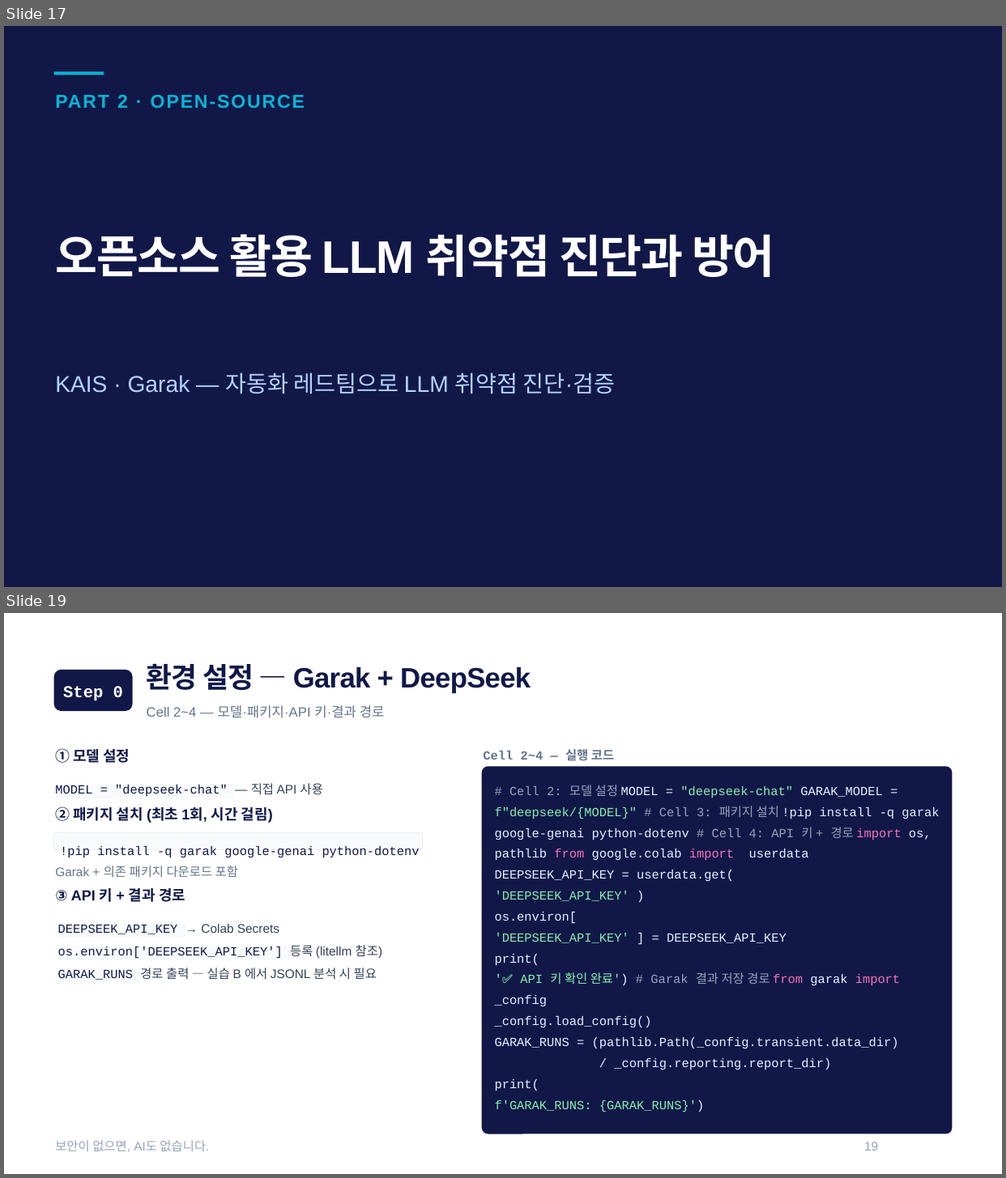
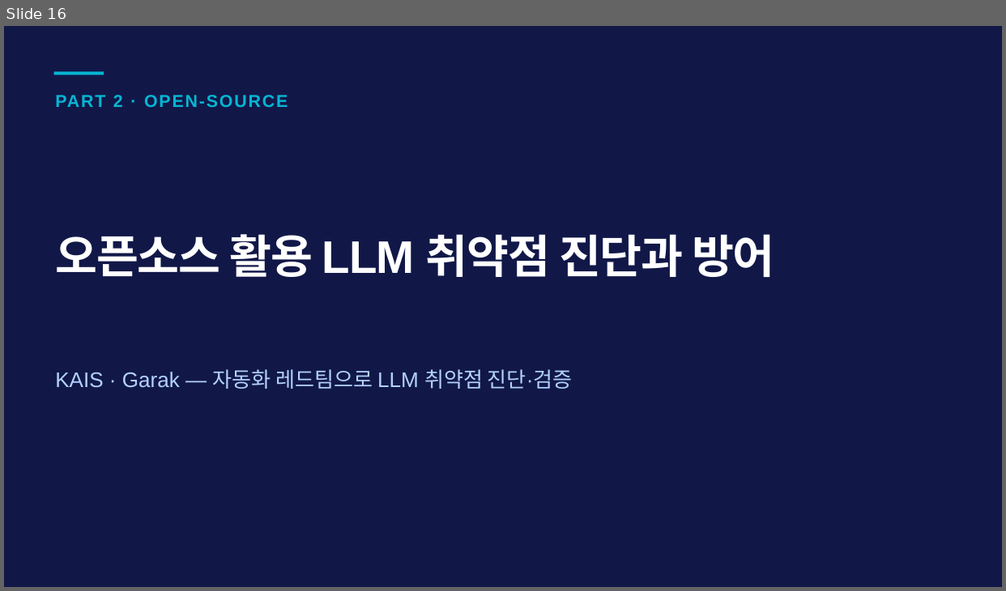
Before and after one commit to sulgik/security-workshop, a slide deck: ws02/class/ws02_slide_class4.pptx. Shown one above the other, each under a label of ours: slides 17 and 19 before the commit, slide 16 after it; the slides between them are not shown. The pictures are 1006x1178 and 1006x591 pixels, drawn with LibreOffice and Linux fonts; fonts in the diff are those of the drawing. Boxes give left, top, right and bottom in pixels: in the first picture for what was removed or moved away, otherwise in the second. Text is boxed around its words. In the diff, an @@ line names an element or a change of style, - is before the commit and + after.

```diff
--- a/ws02/class/ws02_slide_class4.pptx
+++ b/ws02/class/ws02_slide_class4.pptx
@@ slide 19 removed at [4, 613, 1002, 1174], background #FFFFFF @@
@@ rounded rectangle removed at [54, 670, 133, 711] @@
@@ text removed at [147, 663, 530, 693] @@
-환경 설정 — Garak + DeepSeek
@@ text removed at [63, 686, 123, 701] @@
-Step 0
@@ text removed at [147, 705, 385, 718] @@
-Cell 2~4 — 모델·패키지·API 키·결과 경로
@@ text removed at [55, 748, 130, 763] @@
-① 모델 설정
@@ text removed at [483, 749, 614, 760] @@
-Cell 2~4 — 실행 코드
@@ rounded rectangle removed at [482, 766, 952, 1134] @@
@@ text removed at [55, 783, 323, 796] @@
-MODEL = "deepseek-chat" — 직접 API 사용
@@ text removed at [55, 807, 273, 823] @@
-② 패키지 설치 (최초 1회, 시간 걸림)
@@ text removed at [495, 785, 939, 1112] @@
-# Cell 2: 모델 설정 MODEL = "deepseek-chat" GARAK_MODEL = f"deepseek/{MODEL}" # Cell 3: 패키지 설치 !pip install -q garak google-genai python-dotenv # Cell 4: API 키 + 경로 import os, pathlib from google.colab import userdata
-DEEPSEEK_API_KEY = userdata.get(
-'DEEPSEEK_API_KEY' )
-os.environ[
-'DEEPSEEK_API_KEY' ] = DEEPSEEK_API_KEY
-print(
-'✅ API 키 확인 완료') # Garak 결과 저장 경로 from garak import _config
-_config.load_config()
-GARAK_RUNS = (pathlib.Path(_config.transient.data_dir)
-/ _config.reporting.report_dir)
-print(
-f'GARAK_RUNS: {GARAK_RUNS}')
@@ rounded rectangle removed at [54, 833, 423, 850] @@
@@ text removed at [60, 846, 420, 858] @@
-!pip install -q garak google-genai python-dotenv
@@ text removed at [55, 866, 238, 877] @@
-Garak + 의존 패키지 다운로드 포함
@@ text removed at [55, 888, 185, 902] @@
-③ API 키 + 결과 경로
@@ text removed at [58, 924, 279, 935] @@
-• DEEPSEEK_API_KEY → Colab Secrets
@@ text removed at [58, 945, 382, 959] @@
-• os.environ['DEEPSEEK_API_KEY'] 등록 (litellm 참조)
@@ text removed at [58, 968, 377, 980] @@
-• GARAK_RUNS 경로 출력 — 실습 B 에서 JSONL 분석 시 필요
@@ text removed at [55, 1140, 209, 1152] @@
-보안이 없으면, AI도 없습니다.
@@ text removed at [864, 1142, 878, 1151] @@
-19
@@ what was slide 17 is now slide 16 @@
@@ slide 16 changed as well @@
@@ text "PART 2 · OPEN-SOURCE" at [55, 95, 288, 107]: size 27 to 25 pt @@
@@ text "KAIS · Garak — 자동화 ..." at [55, 369, 573, 389]: size 33 to 30.5 pt; line spacing 1.35 to 1.25 @@
```
Also in this commit, not shown: 26 other slides changed, 1 slide added, 5 other slides removed, 49 other files.
